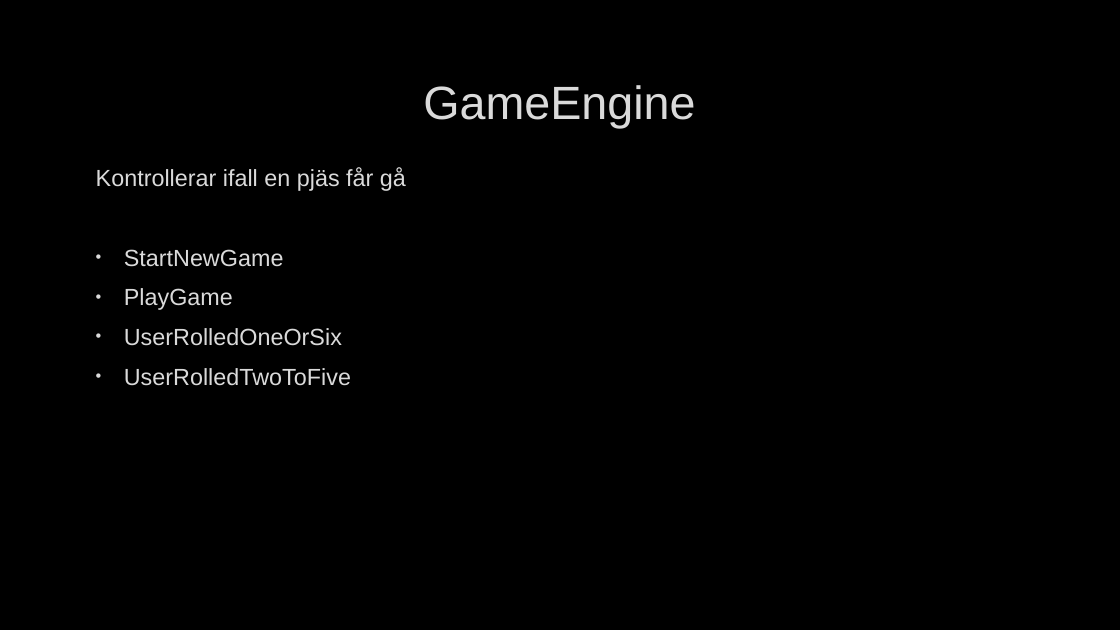
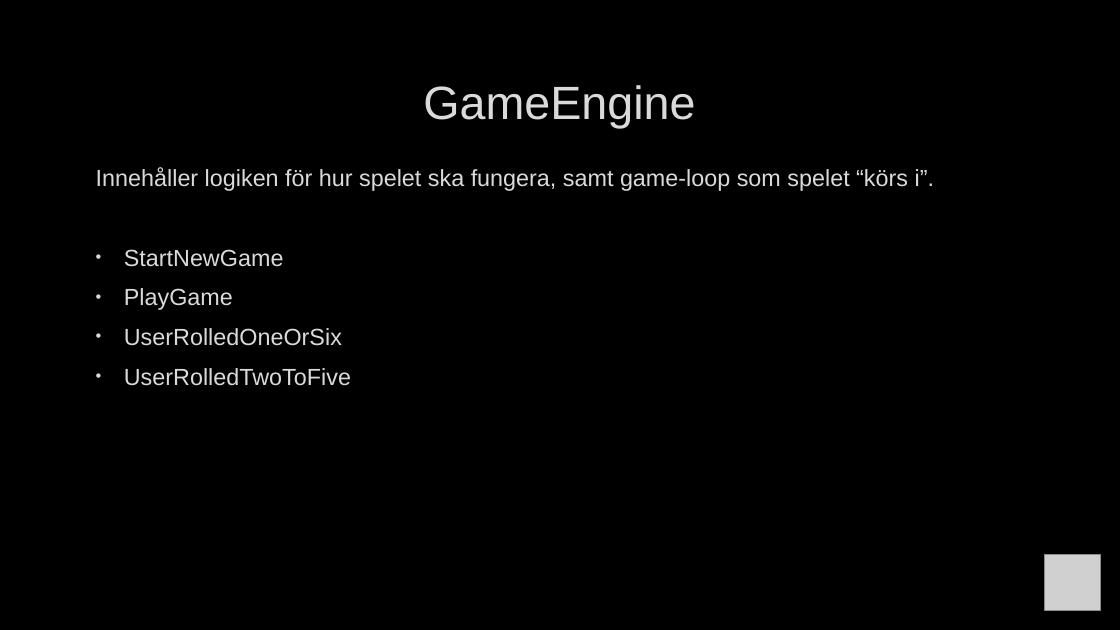
Before and after one commit to PGBSNH19/the-ludo-game-grupp-3, a slide deck: slide 15 of Documentation/Grupp 3 ludo presentation.pptx. Drawn at 1120x630 pixels with LibreOffice and Linux fonts; fonts in the diff are those of the drawing; grey boxes stand for pictures; background and template pictures are left out. Boxes give left, top, right and bottom in pixels: in the first picture for what was removed or moved away, otherwise in the second. Text is boxed around its words. In the diff, an @@ line names an element or a change of style, - is before the commit and + after.

```diff
--- a/Documentation/Grupp 3 ludo presentation.pptx
+++ b/Documentation/Grupp 3 ludo presentation.pptx
@@ text at bbox=[96, 168, 934, 191]: text changed @@
-Kontrollerar ifall en pjäs får gå
+Innehåller logiken för hur spelet ska fungera, samt game-loop som spelet “körs i”.
@@ picture added at bbox=[1044, 555, 1101, 611] @@
```
Also in this commit, not shown: 1 other file.
